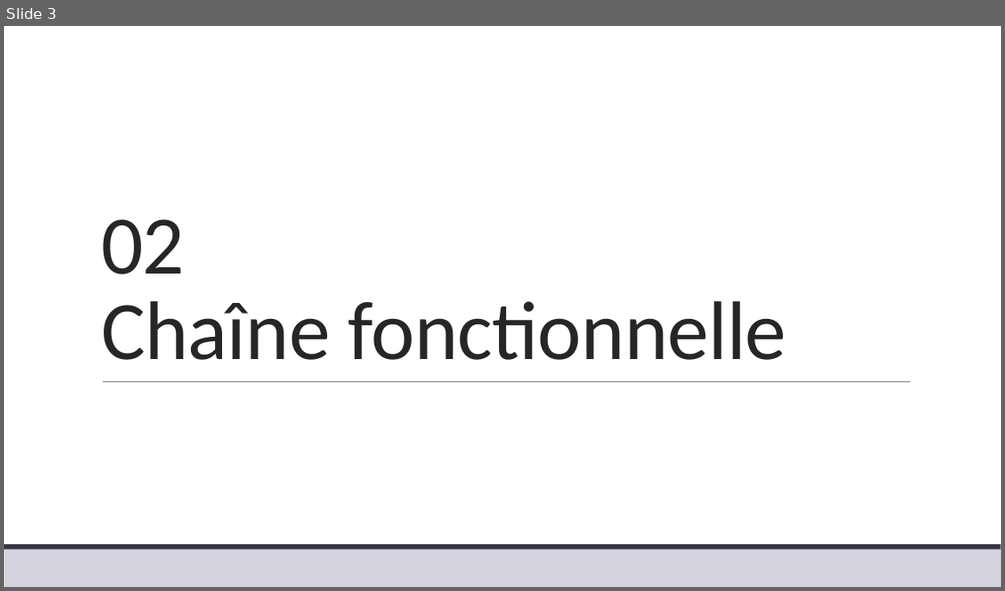
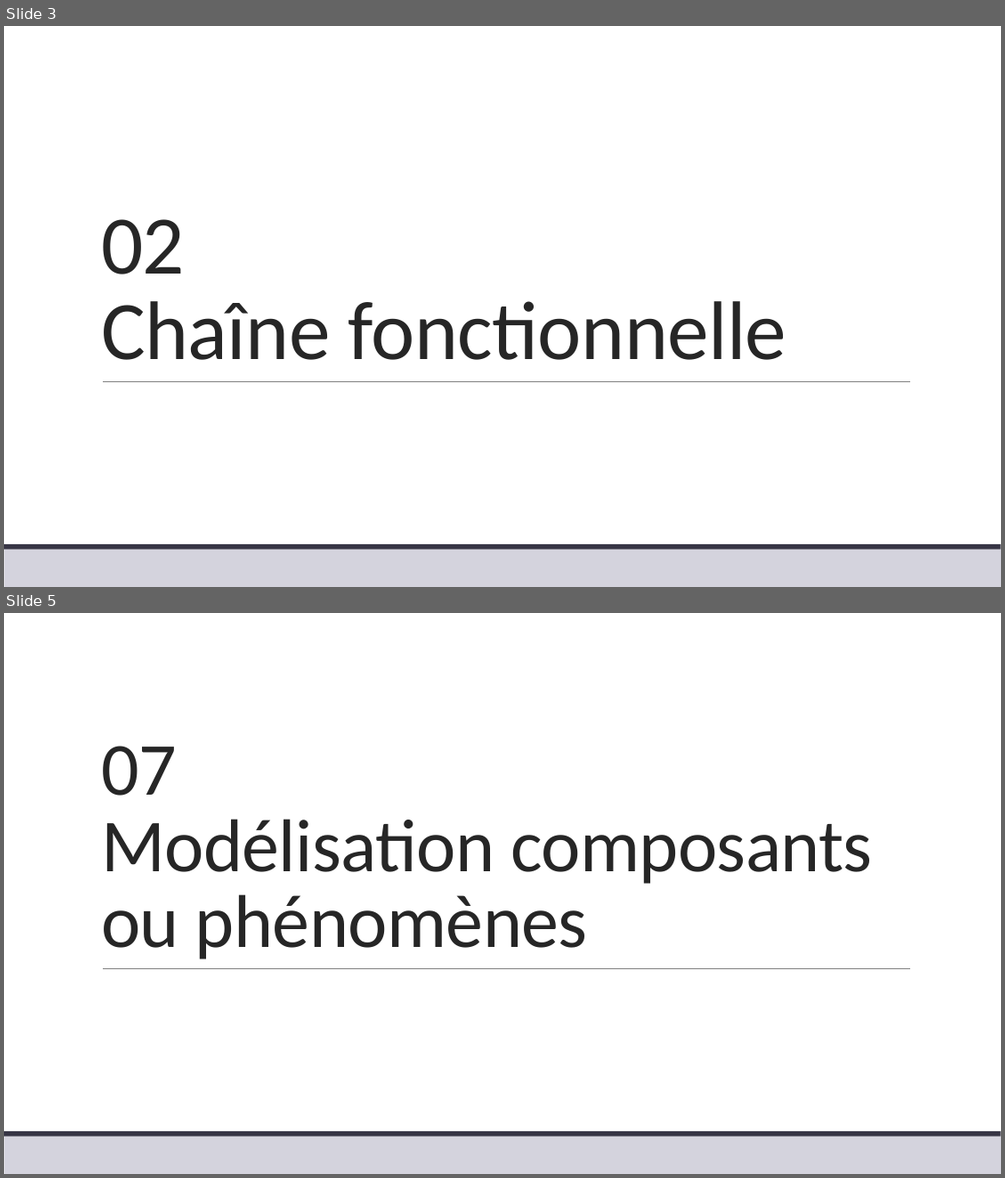
Before and after one commit to xpessoles/TP_Corriges, a slide deck: 04_Comax/04_Comax_Corrige.pptx. Shown one above the other, each under a label of ours: slide 3 before the commit, slides 3 and 5 after it; the slides between them are not shown. The pictures are 1005x591 and 1005x1178 pixels, drawn with LibreOffice and Linux fonts; fonts in the diff are those of the drawing. Boxes give left, top, right and bottom in pixels: in the first picture for what was removed or moved away, otherwise in the second. Text is boxed around its words. In the diff, an @@ line names an element or a change of style, - is before the commit and + after.

```diff
--- a/04_Comax/04_Comax_Corrige.pptx
+++ b/04_Comax/04_Comax_Corrige.pptx
@@ slide 5 added at [4, 613, 1001, 1174], background #FFFFFF; not listed: 3 template elements that a slide beside it also shows @@
@@ title added at [101, 746, 873, 959], 72 pt, text #262626 @@
+07
+Modélisation composants ou phénomènes
```
Also in this commit, not shown: 1 slide changed, 1 other slide added, 26 other files.
